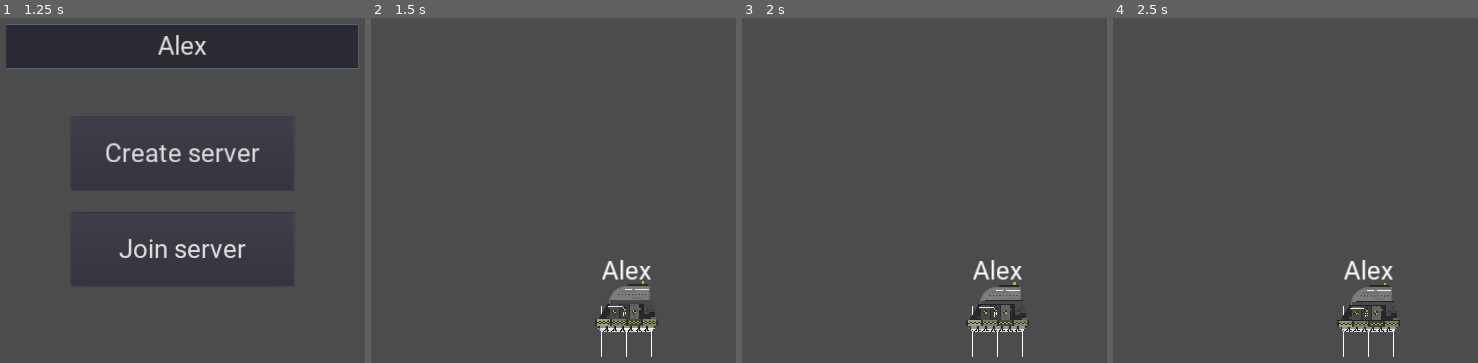
Above: before the commit, frames 1-4 (left to right).
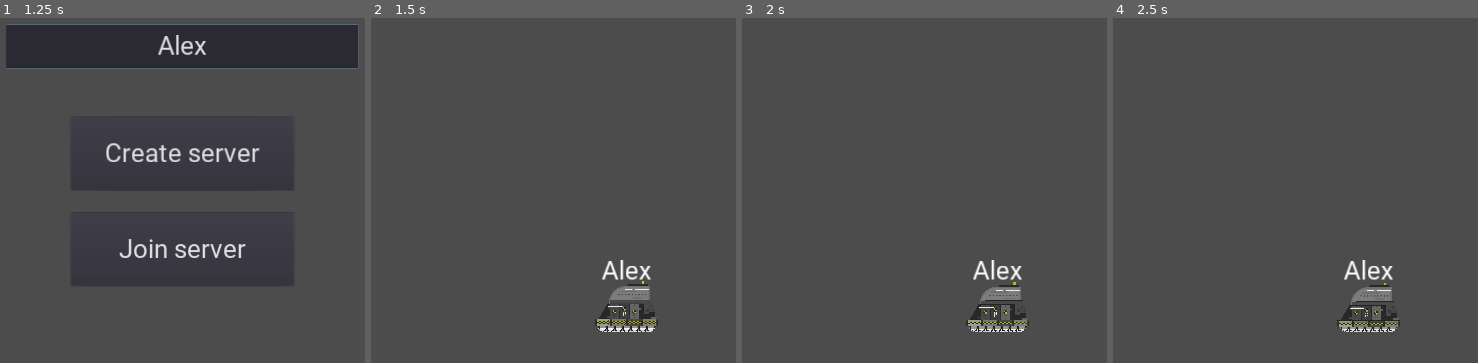
Above: after the commit, the same moments.

Repository: Kristofers-Solo/FuncIt
Game: Godot game, scene res://source/scenes/GUI/main_menu.tscn
The game is run twice, just before and just after one commit, with the same random seed, the same clock (stepped at 60 frames per second) and the same inputs.
Inputs (mouse positions are in pixels of both pictures, inside the frame that each line leads up to):
- Up to frame 1 (1.25 s): click (182, 45) at 0.52 s; type "Alex" at 0.6 s
- Up to frame 2 (1.5 s): click "Create server" at 1.25 s
- Up to frame 3 (2 s): no input
- Up to frame 4 (2.5 s): tap Enter (input_enter) at 2 s; move the mouse to (1470, 180) at 2.02 s; hold D (input_right) from 2.03 s (still down); hold Enter (input_enter) from 2.03 s (still down)

Frame 1 is identical in both runs. In frame 2, less than 0.1% of the frame differs, in the area x 63-77%, y 83-99%; in frame 3, less than 0.1%; in frame 4, less than 0.1%.
Error in both runs: Invalid get index '3' (on base: 'Array'). (res://source/assets/scripts/server_handlers/network_processors/network.gd:26)

Commit message:
[Minimal] Trinity-Site level z-index adjustments

Diff:
--- a/Game/project.godot
+++ b/Game/project.godot
@@ -27,6 +27,7 @@
 window/size/test_width=1024
 window/size/test_height=600
 window/stretch/mode="2d"
+window/stretch/aspect="keep"
 
 [global]
 
--- a/Game/source/assets/scripts/player_handlers/player_body_handler.gd
+++ b/Game/source/assets/scripts/player_handlers/player_body_handler.gd
@@ -6,6 +6,7 @@
 var username_text = load("res://source/scenes/OVERLAY/elements/username_text.tscn")
 var username setget username_set
 var username_text_instance = null
+export var debug_mode = false
 
 var can_shoot = true
 var is_reloading = false
@@ -141,7 +142,7 @@
 func _physics_process(delta) -> void:
 	if get_tree().has_network_peer():
 		if is_network_master() and visible:
-			look_at(get_global_mouse_position())
+			#look_at(get_global_mouse_position())
 			if "0" in VDIR:
 				if VDIR["1"]["0"]["ray"]["length"] - dimensions["collider"]["radius"] > 2 and jumpState == false:
 					gravityVector = (VDIR["1"]["0"]["ray"]["position"] - user_state["global_position"]).normalized()
@@ -178,7 +179,7 @@
 					jumpSpeed = move_toward(jumpSpeed, maxJumpSpeed, accelerationSpeed * 10)
 				else:
 					jumpState = false
-					jumpSpeed = 100
+					jumpSpeed = 300
 				if user_input["boost"] == true:
 					maxMovementSpeed = move_toward(maxMovementSpeed,120,accelerationSpeed)
 				else:
@@ -200,12 +201,13 @@
 				move_and_slide(puppet_velocity * movementSpeed)
 
 func _draw():
-	for vector_type in VDIR:
-		var v_t = str(vector_type)
-		for vector in VDIR[v_t]:
-			var v = str(vector)
-			if v_t == "1":
-				draw_line(VDIR[v_t][v]["start"] - user_state["global_position"],(VDIR[v_t][v]["ray"]["position"] - user_state["global_position"]).rotated(-rotation),Color(255,255,255,1),1)
+	if debug_mode == true:
+		for vector_type in VDIR:
+			var v_t = str(vector_type)
+			for vector in VDIR[v_t]:
+				var v = str(vector)
+				if v_t == "1":
+					draw_line(VDIR[v_t][v]["start"] - user_state["global_position"],(VDIR[v_t][v]["ray"]["position"] - user_state["global_position"]).rotated(-rotation),Color(255,255,255,1),1)
 
 
 func lerp_angle(from, to, weight):
--- a/Game/source/assets/scripts/ui_element_handlers/winner.gd
+++ b/Game/source/assets/scripts/ui_element_handlers/winner.gd
@@ -4,6 +4,6 @@
 	get_tree().change_scene("res://source/scenes/GUI/main_menu.tscn")
 
 
-func _on_win_timer_timeout():
-	if get_tree().is_network_server():
-		rpc("return_to_lobby")
+#func _on_win_timer_timeout():
+#	if get_tree().is_network_server():
+#		rpc("return_to_lobby")
--- a/Game/source/levels/trinity_site/trinity_site_level.tscn
+++ b/Game/source/levels/trinity_site/trinity_site_level.tscn
@@ -25,12 +25,14 @@
 [node name="trinity_site_level_layout-level_design_z-index_-2-version_ct_f_hd_3840_2160" type="Sprite" parent="trinity_site_body"]
 position = Vector2( 960, 540 )
 scale = Vector2( 0.5, 0.5 )
+z_index = -1
 texture = ExtResource( 7 )
 
 [node name="trinity_site_level_layout-level_design_z-index_-1-version_ct_f_hd_3840_2160" type="Sprite" parent="trinity_site_body/trinity_site_level_layout-level_design_z-index_-2-version_ct_f_hd_3840_2160"]
 texture = ExtResource( 8 )
 
 [node name="trinity_site_level_layout-level_design_z-index_0-version_ct_f_hd_3840_2160" type="Sprite" parent="trinity_site_body/trinity_site_level_layout-level_design_z-index_-2-version_ct_f_hd_3840_2160/trinity_site_level_layout-level_design_z-index_-1-version_ct_f_hd_3840_2160"]
+z_index = 2
 texture = ExtResource( 3 )
 
 [node name="trinity_site_outer_collider" type="CollisionPolygon2D" parent="trinity_site_body"]
@@ -43,15 +45,19 @@
 
 [node name="1" type="Position2D" parent="spawn_locations"]
 position = Vector2( 460, 540 )
+z_index = 1
 
 [node name="2" type="Position2D" parent="spawn_locations"]
 position = Vector2( 260, 540 )
+z_index = 1
 
 [node name="3" type="Position2D" parent="spawn_locations"]
 position = Vector2( 1460, 540 )
+z_index = 1
 
 [node name="4" type="Position2D" parent="spawn_locations"]
 position = Vector2( 1640, 540 )
+z_index = 1
 
 [node name="UI" type="CanvasLayer" parent="."]
 script = ExtResource( 2 )
